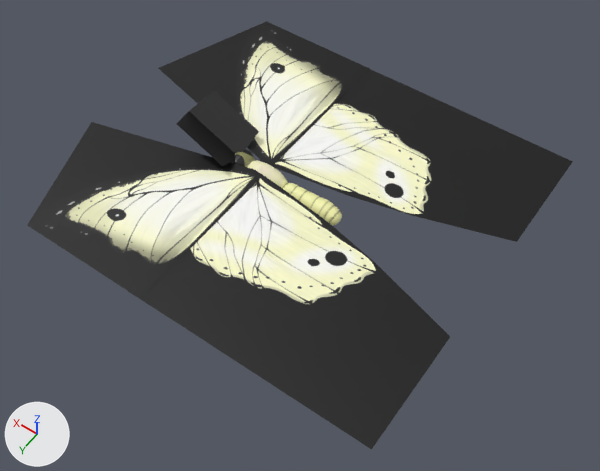
Renders of the Blender file UniversalButterfly.blend from each side of a commit.
Before and after are seen from a 50 mm lens placed at (-40.6, 48.8, 69.4), pointed at (-8.1, 3.3, -2.0). The axes (+X, +Y, +Z) are drawn at lower left. The lights are the same throughout.

Names of what the first picture shows: 'Butterfly'.
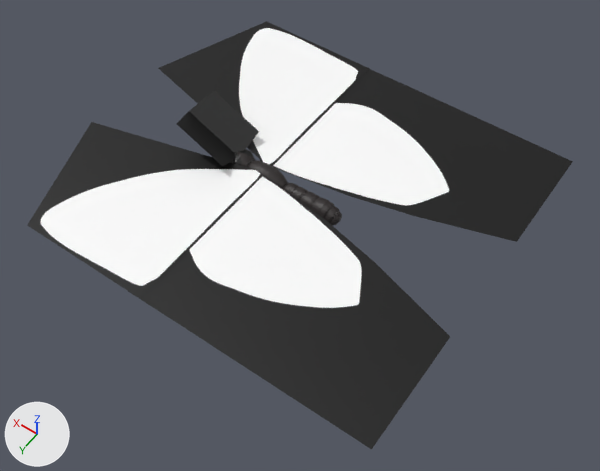
Where the change shows, as pixel boxes (x1, y1, x2, y2) in the pictures (600 x 471 px):
'Butterfly', surface changed
    both: (37, 25, 453, 311)

Diff of the bpy script that builds the scene:
```diff
--- a/UniversalButterfly.blend.py
+++ b/UniversalButterfly.blend.py
@@ img_testskin001_png @@
+img_testskin001_png = load_image('TestSkin001.png', 'TestSkin001.png', 2048, 2048, 'sRGB')
@@ mat_material @@
 mat_material = principled_material('Material')
-mat_material.texture = img_project_butterfly__testskin_png
+mat_material.texture = img_testskin001_png
```
